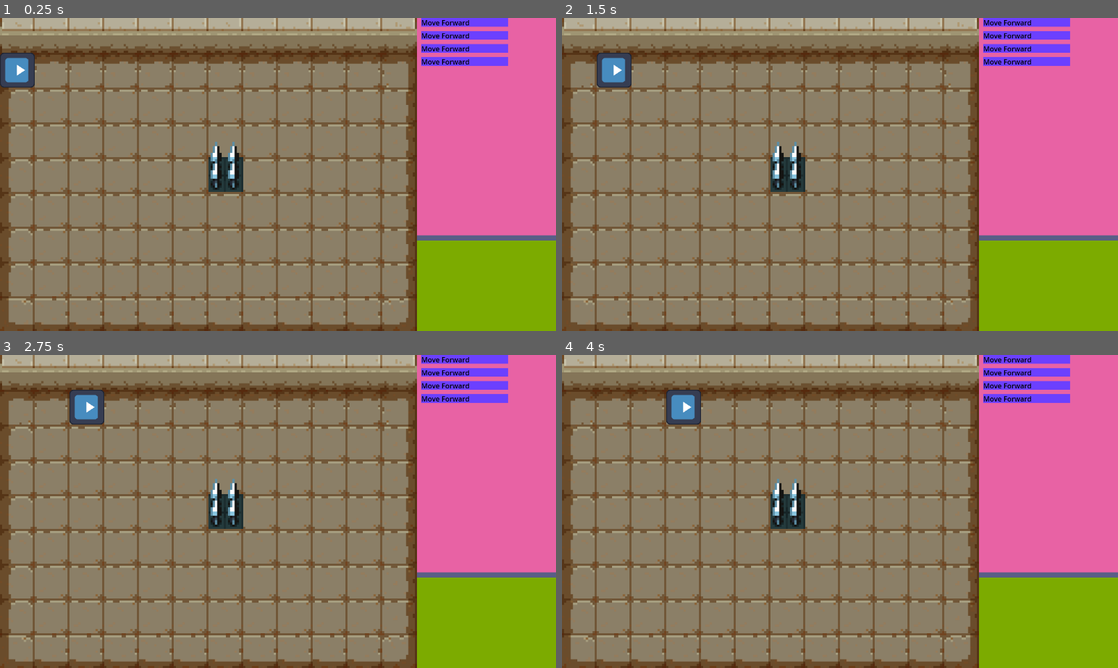
Above: before the commit, frames 1-4 (two rows, left to right).
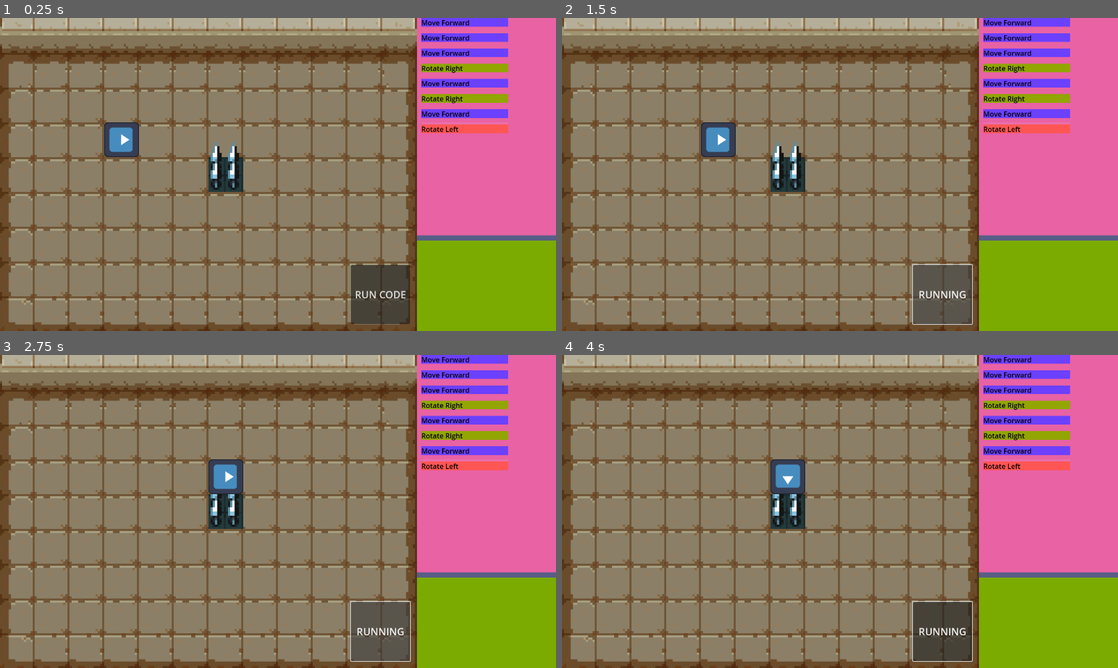
Above: after the commit, the same moments.

Repository: PurpleHamster1/robo-dungeon
Game: Godot game, scene res://scenes/main.tscn
The game is run twice, just before and just after one commit, with the same random seed, the same clock (stepped at 60 frames per second) and the same inputs. The engine's default icon, where the game draws it, is replaced by a stand-in: a white triangle on a blue panel in a dark square.
Inputs (mouse positions are in pixels of both pictures, inside the frame that each line leads up to):
- Up to frame 1 (0.25 s): no input
- Up to frame 2 (1.5 s): click (940, 293) at 0.5 s, where only the run after the commit has a clickable "RUN CODE"; click (940, 293) at 1.25 s, where only the run after the commit has a clickable "RUNNING"
- Up to frame 3 (2.75 s): click (378, 630) at 2 s, where only the run after the commit has a clickable "RUNNING"
- Up to frame 4 (4 s): click (940, 630) at 2.75 s, where only the run after the commit has a clickable "RUNNING"; tap Enter at 3.5 s; move the mouse to (962, 495) at 3.52 s; press the mouse at (962, 495) at 3.53 s

The runs differ from the first frame. In frame 1, 6.8% of the frame differs, in the area x 0-92%, y 4-98%; in frame 2, 6.9%; in frame 3, 6.9%; in frame 4, 6.9%, in the area x 18-92%, y 4-98%.

Commit message:
drag and drop works

Diff:
--- a/commandBlocks/BaseCommand.gd
+++ b/commandBlocks/BaseCommand.gd
@@ -5,6 +5,26 @@
 @export var draggable : bool = false
 
 @onready var marginContainer = $"."
+@onready var draggingZone = $"../../../../../DraggingZone"
+@onready var area2d = $Background/Area2D
+@onready var codingArea = $".."
+@onready var ghostCode = $"../../../../../GhostCode"
+
+var dropZone = null
+var offSet
+var initialParent
+var initialIndex
+var frameDebounce = 5
+
+func get_closest_drop():
+	var closestDistance = INF
+	var closestDrop = null
+	for body in area2d.get_overlapping_areas():
+		if body.is_in_group("Droppable") and body.get_parent().get_parent() != self:
+			if self.position.distance_to(body.position) < closestDistance:
+				closestDistance = self.position.distance_to(body.position)
+				closestDrop = body
+	return closestDrop
 
 # Called when the node enters the scene tree for the first time.
 func _ready():
@@ -14,9 +34,52 @@
 # Called every frame. 'delta' is the elapsed time since the previous frame.
 func _process(delta):
 	marginContainer.add_theme_constant_override("margin_left", 10 + (indent * 10))
+	if draggable == true:
+		if Input.is_action_just_pressed('click') and Global.is_dragging == false:
+			Global.is_dragging = true
+			offSet = get_global_mouse_position() - global_position
+			initialIndex = self.get_index()
+			ghostCode.reparent(codingArea, true)
+			codingArea.move_child(ghostCode, initialIndex)
+			self.reparent(draggingZone, true)
+			print(ghostCode.get_index())
+		if Input.is_action_pressed("click") and Global.is_dragging == true:
+			#print("Dragging")
+			global_position = get_global_mouse_position() - offSet
+			if ghostCode.visible != true:
+				ghostCode.visible = true
+			if ghostCode.get_parent() != codingArea:
+				ghostCode.reparent(codingArea, true)
+			if frameDebounce == 0:
+				frameDebounce = 5
+				dropZone = get_closest_drop()
+				if dropZone != null:
+					#print(dropZone.name)
+					if dropZone.is_in_group("AreaUp"):
+						codingArea.move_child(ghostCode, dropZone.get_parent().get_parent().get_index())
+					elif dropZone.is_in_group("AreaDown"):
+						codingArea.move_child(ghostCode, dropZone.get_parent().get_parent().get_index()+1)
+				else:
+					#print("No dropzone")
+					#ghostCode.reparent(draggingZone)
+					pass
+			if frameDebounce > 0:
+				frameDebounce -= 1
+		elif Input.is_action_just_released("click") and Global.is_dragging == true:
+			Global.is_dragging = false
+			if get_closest_drop() != null:
+				if get_closest_drop().name == "DeathArea":
+					queue_free()
+			else:
+				reparent(codingArea, true)
+				codingArea.move_child(self, ghostCode.get_index())
+				draggable = false
+				scale = Vector2(1, 1)
+			ghostCode.reparent(draggingZone, true)
+			ghostCode.visible = false
 
 func _on_background_mouse_entered():
-	if Global.is_dragging == false:
+	if Global.is_dragging == false and Global.state != "running":
 		draggable = true
 		scale = Vector2(1.1, 1.1)
 
@@ -25,8 +88,14 @@
 		draggable = false
 		scale = Vector2(1, 1)
 
+func _on_area_2d_area_entered(area):
+#	if area.name == "DroppableArea":
+#		dropZone = area.get_parent()
+#		print("entered", dropZone.name)
+	pass
 
-func _on_area_2d_area_entered(area):
-	if area.name == "DroppableArea":
-		var dropZone = area.get_parent()
-		print(dropZone.name)
+func _on_area_2d_area_exited(area):
+#	if area.get_parent() == dropZone:
+#		print("Exited", dropZone.name)
+#		dropZone = null
+	pass
--- a/commandBlocks/BaseCommand.tscn
+++ b/commandBlocks/BaseCommand.tscn
@@ -7,7 +7,15 @@
 [sub_resource type="RectangleShape2D" id="RectangleShape2D_75y6u"]
 size = Vector2(200, 20)
 
+[sub_resource type="RectangleShape2D" id="RectangleShape2D_sxa1h"]
+size = Vector2(200, 4.49958)
+
+[sub_resource type="RectangleShape2D" id="RectangleShape2D_p81gm"]
+size = Vector2(200, 3)
+
 [node name="Command" type="MarginContainer"]
+z_index = 2
+z_as_relative = false
 custom_minimum_size = Vector2(200, 20)
 theme_override_constants/margin_left = 10
 script = ExtResource("1_6ahbc")
@@ -29,12 +37,28 @@
 text = "Do Something LoL"
 
 [node name="Area2D" type="Area2D" parent="Background"]
+visible = false
 position = Vector2(-10, 0)
 
 [node name="CollisionShape2D" type="CollisionShape2D" parent="Background/Area2D"]
 position = Vector2(110, 10)
 shape = SubResource("RectangleShape2D_75y6u")
 
+[node name="AreaUp" type="Area2D" parent="Background" groups=["AreaUp", "Droppable"]]
+
+[node name="CollisionShape2D" type="CollisionShape2D" parent="Background/AreaUp"]
+position = Vector2(100, 0.249788)
+shape = SubResource("RectangleShape2D_sxa1h")
+debug_color = Color(0.705882, 0.266667, 1, 0.419608)
+
+[node name="AreaDown" type="Area2D" parent="Background" groups=["AreaDown", "Droppable"]]
+
+[node name="CollisionShape2D" type="CollisionShape2D" parent="Background/AreaDown"]
+position = Vector2(100, 20.5)
+shape = SubResource("RectangleShape2D_p81gm")
+debug_color = Color(0.705882, 0.266667, 1, 0.419608)
+
 [connection signal="mouse_entered" from="Background" to="." method="_on_background_mouse_entered"]
 [connection signal="mouse_exited" from="Background" to="." method="_on_background_mouse_exited"]
 [connection signal="area_entered" from="Background/Area2D" to="." method="_on_area_2d_area_entered"]
+[connection signal="area_exited" from="Background/Area2D" to="." method="_on_area_2d_area_exited"]
--- a/commandBlocks/droppable_zone.gd
+++ b/commandBlocks/droppable_zone.gd
@@ -1,5 +1,12 @@
 extends Panel
 
+@export var commandName : String
+@export var direction : String
+
+func _ready():
+	#modulate.a = 0
+	pass
 # Called every frame. 'delta' is the elapsed time since the previous frame.
 func _process(delta):
 	visible = Global.is_dragging
+	pass
--- a/commandBlocks/droppable_zone.tscn
+++ b/commandBlocks/droppable_zone.tscn
@@ -6,17 +6,18 @@
 bg_color = Color(0, 0.721569, 0.270588, 1)
 
 [sub_resource type="RectangleShape2D" id="RectangleShape2D_jmi3s"]
-size = Vector2(349, 20)
+size = Vector2(200, 20)
 
-[node name="Droppable" type="Panel"]
-custom_minimum_size = Vector2(40, 20)
-offset_right = 40.0
+[node name="Droppable" type="Panel" groups=["Droppable"]]
+custom_minimum_size = Vector2(0, 2)
+offset_right = 200.0
 offset_bottom = 20.0
 theme_override_styles/panel = SubResource("StyleBoxFlat_b2bxw")
 script = ExtResource("1_r4awo")
+commandName = "Droppable"
 
 [node name="DroppableArea" type="Area2D" parent="."]
 
 [node name="CollisionShape2D" type="CollisionShape2D" parent="DroppableArea"]
-position = Vector2(174.5, 10)
+position = Vector2(100, 10)
 shape = SubResource("RectangleShape2D_jmi3s")
--- /dev/null
+++ b/commandBlocks/ghost_code.tscn
@@ -0,0 +1,16 @@
+[gd_scene load_steps=2 format=3 uid="uid://cqn3lgd5dc7qv"]
+
+[sub_resource type="StyleBoxFlat" id="StyleBoxFlat_dhl3p"]
+bg_color = Color(1, 1, 1, 0.0745098)
+
+[node name="GhostCode" type="MarginContainer"]
+z_index = 2
+z_as_relative = false
+custom_minimum_size = Vector2(200, 20)
+theme_override_constants/margin_left = 10
+
+[node name="Background" type="Panel" parent="."]
+custom_minimum_size = Vector2(200, 0)
+layout_mode = 2
+size_flags_horizontal = 0
+theme_override_styles/panel = SubResource("StyleBoxFlat_dhl3p")
--- a/commandBlocks/move_foreward.tscn
+++ b/commandBlocks/move_foreward.tscn
@@ -6,7 +6,7 @@
 bg_color = Color(0.419608, 0.25098, 1, 1)
 
 [node name="MoveForward" instance=ExtResource("1_dvftq")]
-commandName = "MoveFront"
+commandName = "MoveForward"
 
 [node name="Background" parent="." index="0"]
 theme_override_styles/panel = SubResource("StyleBoxFlat_5s8ik")
--- /dev/null
+++ b/commandBlocks/rotate_left.tscn
@@ -0,0 +1,15 @@
+[gd_scene load_steps=3 format=3 uid="uid://bhb203ih5nh1a"]
+
+[ext_resource type="PackedScene" uid="uid://bbsa6nosfft2q" path="res://commandBlocks/BaseCommand.tscn" id="1_sed6f"]
+
+[sub_resource type="StyleBoxFlat" id="StyleBoxFlat_cidfh"]
+bg_color = Color(1, 0.337255, 0.329412, 1)
+
+[node name="RotateLeft" instance=ExtResource("1_sed6f")]
+commandName = "RotateLeft"
+
+[node name="Background" parent="." index="0"]
+theme_override_styles/panel = SubResource("StyleBoxFlat_cidfh")
+
+[node name="Text" parent="Background" index="0"]
+text = "Rotate Left"
--- /dev/null
+++ b/commandBlocks/rotate_right.tscn
@@ -0,0 +1,15 @@
+[gd_scene load_steps=3 format=3 uid="uid://cbhwunh0kj2ac"]
+
+[ext_resource type="PackedScene" uid="uid://bbsa6nosfft2q" path="res://commandBlocks/BaseCommand.tscn" id="1_ymptu"]
+
+[sub_resource type="StyleBoxFlat" id="StyleBoxFlat_wlvr0"]
+bg_color = Color(0.572549, 0.647059, 0, 1)
+
+[node name="RotateRight" instance=ExtResource("1_ymptu")]
+commandName = "RotateRight"
+
+[node name="Background" parent="." index="0"]
+theme_override_styles/panel = SubResource("StyleBoxFlat_wlvr0")
+
+[node name="Text" parent="Background" index="0"]
+text = "Rotate Right"
--- a/global.gd
+++ b/global.gd
@@ -2,3 +2,5 @@
 
 var is_dragging = false
 var ticktime = 1
+var state = "coding"
+var current_drag
--- a/project.godot
+++ b/project.godot
@@ -26,6 +26,14 @@
 window/stretch/mode="viewport"
 window/stretch/aspect="ignore"
 
+[input]
+
+click={
+"deadzone": 0.5,
+"events": [Object(InputEventMouseButton,"resource_local_to_scene":false,"resource_name":"","device":-1,"window_id":0,"alt_pressed":false,"shift_pressed":false,"ctrl_pressed":false,"meta_pressed":false,"button_mask":0,"position":Vector2(0, 0),"global_position":Vector2(0, 0),"factor":1.0,"button_index":1,"canceled":false,"pressed":false,"double_click":false,"script":null)
+]
+}
+
 [rendering]
 
 textures/canvas_textures/default_texture_filter=0
--- a/scenes/TileScript.gd
+++ b/scenes/TileScript.gd
@@ -1,9 +1,11 @@
 extends TileMap
 
-var charPos = [0, 0]
+@export var initialCharPos : Vector2i
+@export var initialCharRot : int
 
 @onready var robot = $Character
 @onready var commands = $"../GUI/Background/VSplitContainer/Lines/VBoxContainer"
+@onready var runButton = $"../GUI/RunButton"
 
 func get_char_tile():
 	return self.get_cell_tile_data(0,self.local_to_map(robot.position)).get_custom_data("Type")
@@ -11,44 +13,71 @@
 func get_char_pos():
 	return self.local_to_map(robot.position)
 
+func teleport_char(pos : Vector2i):
+	robot.position = self.map_to_local(pos)
+
 func move_char(direction : String, steps : int):
 	var currentTile = get_char_pos()
-	var roboRot : int = 4 - floor(robot.rotation_degrees / 90)
-	print(roboRot)
-	var neighbors = [TileSet.CELL_NEIGHBOR_TOP_SIDE, TileSet.CELL_NEIGHBOR_LEFT_SIDE, TileSet.CELL_NEIGHBOR_BOTTOM_SIDE, TileSet.CELL_NEIGHBOR_RIGHT_SIDE]
+	var roboRot : int
+
+	if robot.rotation_degrees >= 0:
+		roboRot = 3 - round(robot.rotation_degrees / 90)
+	else:
+		roboRot = int(abs(round(robot.rotation_degrees / 90))-1) % 4
+	var neighbors = [TileSet.CELL_NEIGHBOR_LEFT_SIDE,TileSet.CELL_NEIGHBOR_BOTTOM_SIDE ,TileSet.CELL_NEIGHBOR_RIGHT_SIDE , TileSet.CELL_NEIGHBOR_TOP_SIDE]
+	print(int(abs(round(robot.rotation_degrees / 90)))-1)
+
 	var neighborCell
 	match direction:
 		"forward":
 			neighborCell = self.get_neighbor_cell(currentTile, neighbors[roboRot])
 
-	print(currentTile)
-	print(neighborCell)
-	print(self.map_to_local(neighborCell))
+	#print(currentTile)
+	#print(neighborCell)
+	#print(self.map_to_local(neighborCell))
 	robot.position = self.map_to_local(neighborCell)
+
+func rotate_char(direction : String):
+	match direction:
+		"Right":
+			robot.rotation_degrees += 90
+		"Left":
+			robot.rotation_degrees -= 90
 
 func run_code():
 	for i in range(commands.get_child_count()):
 		var codeBlock = commands.get_child(i)
-		if codeBlock.name != "Droppable":
-			match codeBlock.name:
+		if codeBlock.commandName != "Droppable":
+			match codeBlock.commandName:
 				"MoveForward":
 					move_char("forward", 1)
-
+				"RotateRight":
+					rotate_char("Right")
+				"RotateLeft":
+					rotate_char("Left")
 			await get_tree().create_timer(Global.ticktime).timeout
 
 func _ready():
-	#print(self.local_to_map(robot.position))
-	#print(get_char_tile())
-	charPos = get_char_pos()
-	#print(charPos)
-	await get_tree().create_timer(Global.ticktime).timeout
-	move_char("forward", 1)
-	await get_tree().create_timer(Global.ticktime).timeout
-	move_char("forward", 1)
-	await get_tree().create_timer(Global.ticktime).timeout
-	move_char("forward", 1)
+	teleport_char(initialCharPos)
+	robot.rotation_degrees = initialCharRot
 
 
 # Called every frame. 'delta' is the elapsed time since the previous frame.
 func _process(delta):
 	pass
+
+
+
+func _on_run_button_pressed():
+	if Global.state == "coding":
+		Global.state = "running"
+		runButton.text = "RUNNING"
+		await run_code()
+		print("done running")
+		Global.state = "awaitingRestart"
+		runButton.text = "RESTART"
+	elif Global.state == "awaitingRestart":
+		Global.state = "coding"
+		runButton.text = "RUN CODE"
+		teleport_char(initialCharPos)
+		robot.rotation_degrees = initialCharRot
--- a/scenes/main.tscn
+++ b/scenes/main.tscn
@@ -1,11 +1,13 @@
-[gd_scene load_steps=10 format=3 uid="uid://cdmo4ma55a7pw"]
+[gd_scene load_steps=13 format=3 uid="uid://cdmo4ma55a7pw"]
 
 [ext_resource type="Script" path="res://scenes/main.gd" id="1_88fyu"]
 [ext_resource type="TileSet" uid="uid://c7g75dpmfmqqj" path="res://TileSet.tres" id="1_w7rb4"]
 [ext_resource type="Script" path="res://scenes/TileScript.gd" id="2_lida7"]
 [ext_resource type="Texture2D" uid="uid://dyenxiyt80ip2" path="res://icon.svg" id="3_ot8ct"]
-[ext_resource type="PackedScene" uid="uid://cxagcni04cso4" path="res://commandBlocks/droppable_zone.tscn" id="5_cg0u2"]
 [ext_resource type="PackedScene" uid="uid://cjn13vk3s3scj" path="res://commandBlocks/move_foreward.tscn" id="5_rmmfj"]
+[ext_resource type="PackedScene" uid="uid://cbhwunh0kj2ac" path="res://commandBlocks/rotate_right.tscn" id="6_iwd40"]
+[ext_resource type="PackedScene" uid="uid://bhb203ih5nh1a" path="res://commandBlocks/rotate_left.tscn" id="7_5j4hy"]
+[ext_resource type="PackedScene" uid="uid://cqn3lgd5dc7qv" path="res://commandBlocks/ghost_code.tscn" id="7_y1o0r"]
 
 [sub_resource type="StyleBoxFlat" id="StyleBoxFlat_3tq1l"]
 bg_color = Color(0.34902, 0.368627, 0.52549, 1)
@@ -15,6 +17,9 @@
 
 [sub_resource type="StyleBoxFlat" id="StyleBoxFlat_gcba2"]
 bg_color = Color(0.486275, 0.670588, 0, 1)
+
+[sub_resource type="RectangleShape2D" id="RectangleShape2D_sucy6"]
+size = Vector2(642, 730)
 
 [node name="Main" type="Node2D"]
 script = ExtResource("1_88fyu")
@@ -33,14 +38,21 @@
 layer_1/z_index = 0
 layer_1/tile_data = PackedInt32Array(262150, 262144, 8, 196614, 262144, 7)
 script = ExtResource("2_lida7")
+initialCharPos = Vector2i(3, 3)
+initialCharRot = 90
 
 [node name="Character" type="Sprite2D" parent="Level1"]
-position = Vector2(8, 24.001)
-rotation = 1.5708
+position = Vector2(40.0022, 24.0013)
 scale = Vector2(0.126052, 0.126052)
 texture = ExtResource("3_ot8ct")
 
 [node name="GUI" type="CanvasLayer" parent="."]
+
+[node name="GhostCode" parent="GUI" instance=ExtResource("7_y1o0r")]
+offset_left = 960.0
+offset_top = 240.0
+offset_right = 1280.0
+offset_bottom = 260.0
 
 [node name="Background" type="Panel" parent="GUI"]
 offset_left = 960.0
@@ -63,7 +75,9 @@
 
 [node name="VBoxContainer" type="VBoxContainer" parent="GUI/Background/VSplitContainer/Lines"]
 layout_mode = 2
-theme_override_constants/separation = 10
+size_flags_horizontal = 3
+size_flags_vertical = 3
+theme_override_constants/separation = 15
 
 [node name="MoveForward" parent="GUI/Background/VSplitContainer/Lines/VBoxContainer" instance=ExtResource("5_rmmfj")]
 layout_mode = 2
@@ -73,11 +87,21 @@
 
 [node name="MoveForward3" parent="GUI/Background/VSplitContainer/Lines/VBoxContainer" instance=ExtResource("5_rmmfj")]
 layout_mode = 2
+theme_override_constants/margin_top = 0
+
+[node name="RotateRight2" parent="GUI/Background/VSplitContainer/Lines/VBoxContainer" instance=ExtResource("6_iwd40")]
+layout_mode = 2
 
 [node name="MoveForward4" parent="GUI/Background/VSplitContainer/Lines/VBoxContainer" instance=ExtResource("5_rmmfj")]
 layout_mode = 2
 
-[node name="Droppable" parent="GUI/Background/VSplitContainer/Lines/VBoxContainer" instance=ExtResource("5_cg0u2")]
+[node name="RotateRight" parent="GUI/Background/VSplitContainer/Lines/VBoxContainer" instance=ExtResource("6_iwd40")]
+layout_mode = 2
+
+[node name="MoveForward5" parent="GUI/Background/VSplitContainer/Lines/VBoxContainer" instance=ExtResource("5_rmmfj")]
+layout_mode = 2
+
+[node name="RotateLeft" parent="GUI/Background/VSplitContainer/Lines/VBoxContainer" instance=ExtResource("7_5j4hy")]
 layout_mode = 2
 
 [node name="Code" type="ScrollContainer" parent="GUI/Background/VSplitContainer"]
@@ -86,3 +110,26 @@
 
 [node name="VBoxContainer" type="VBoxContainer" parent="GUI/Background/VSplitContainer/Code"]
 layout_mode = 2
+
+[node name="RunButton" type="Button" parent="GUI"]
+offset_left = 808.0
+offset_top = 568.0
+offset_right = 944.0
+offset_bottom = 704.0
+theme_override_font_sizes/font_size = 23
+text = "RUN CODE"
+clip_text = true
+
+[node name="DraggingZone" type="Control" parent="GUI"]
+layout_mode = 3
+anchors_preset = 0
+offset_right = 40.0
+offset_bottom = 40.0
+
+[node name="DeathArea" type="Area2D" parent="GUI" groups=["Droppable"]]
+
+[node name="CollisionShape2D" type="CollisionShape2D" parent="GUI/DeathArea"]
+position = Vector2(311, 355)
+shape = SubResource("RectangleShape2D_sucy6")
+
+[connection signal="pressed" from="GUI/RunButton" to="Level1" method="_on_run_button_pressed"]
Not shown: 1 places in commandBlocks/BaseCommand.tscn that only renumber resources
